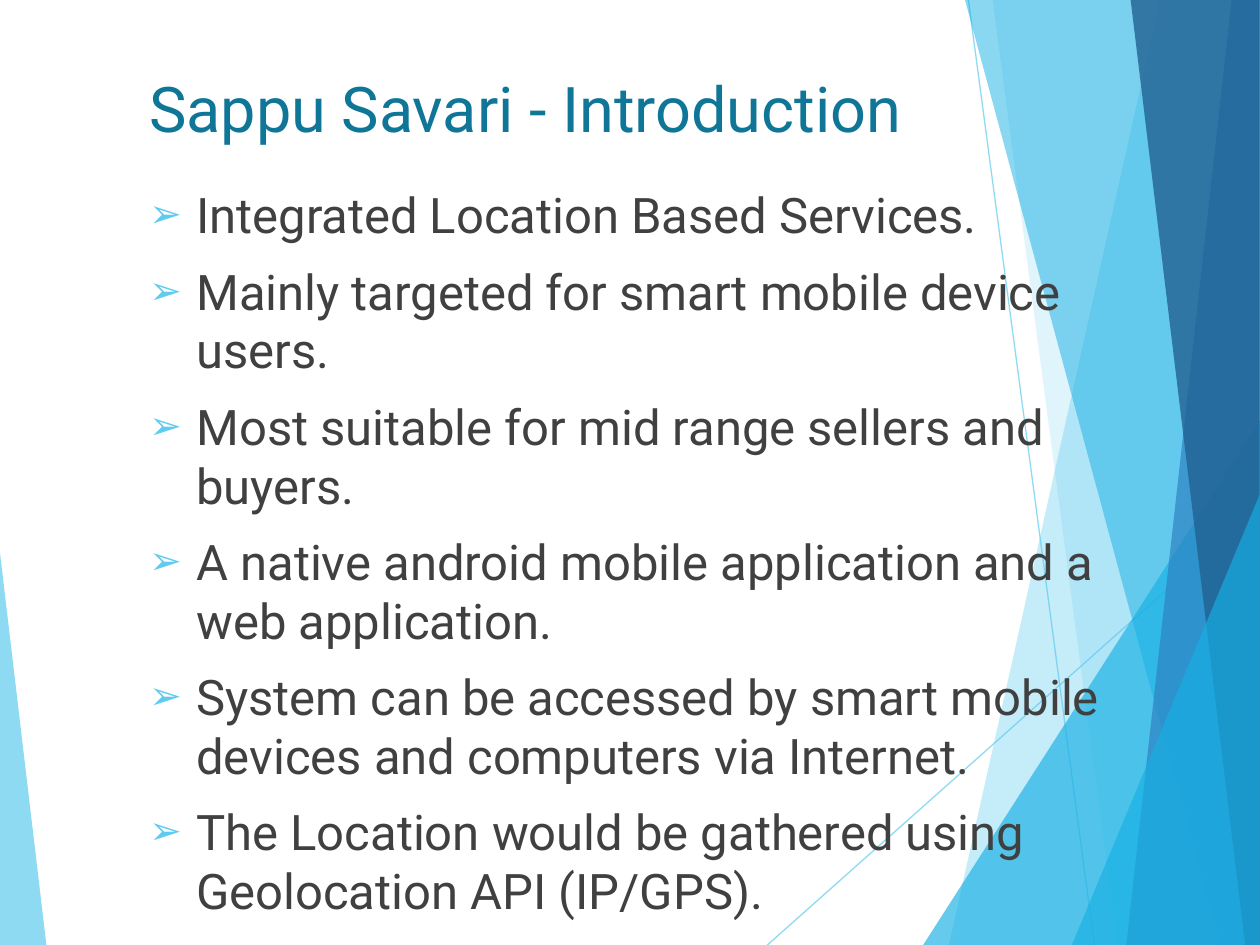
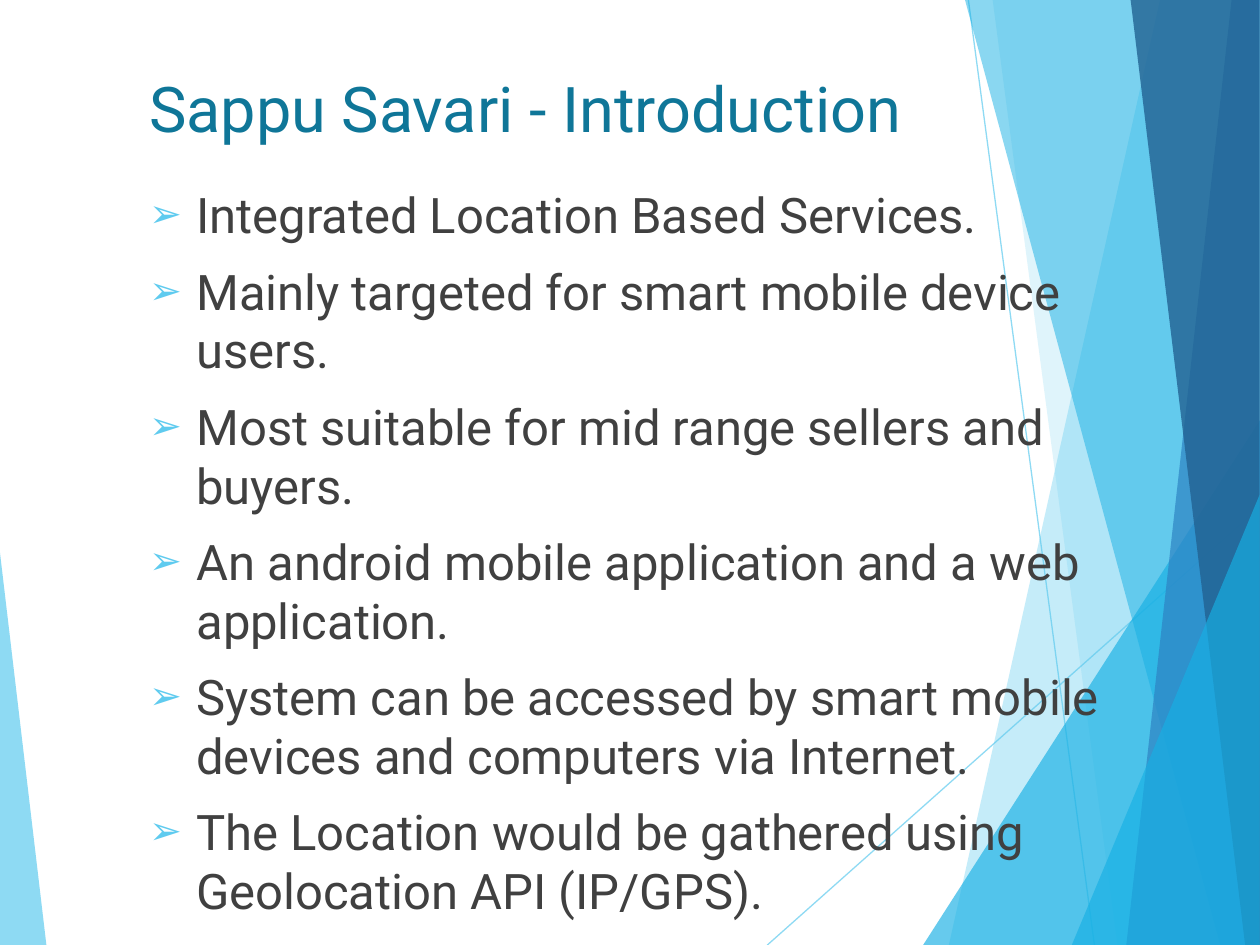
Before and after one commit to isurudewasurendra/SappuSavari, a slide deck: slide 3 of documentation/Location Based Mobile Marketing System.pptx. Drawn at 1260x945 pixels with LibreOffice and Linux fonts; fonts in the diff are those of the drawing. Boxes give left, top, right and bottom in pixels: in the first picture for what was removed or moved away, otherwise in the second. Text is boxed around its words. In the diff, an @@ line names an element or a change of style, - is before the commit and + after.

```diff
--- a/documentation/Location Based Mobile Marketing System.pptx
+++ b/documentation/Location Based Mobile Marketing System.pptx
@@ text at (196,535,1079,649): text changed @@
-➢ A native android mobile application and a web application.
+➢ An android mobile application and a web application.
```
Also in this commit, not shown: 7 other slides changed, 1 slide added, 1 other file.
